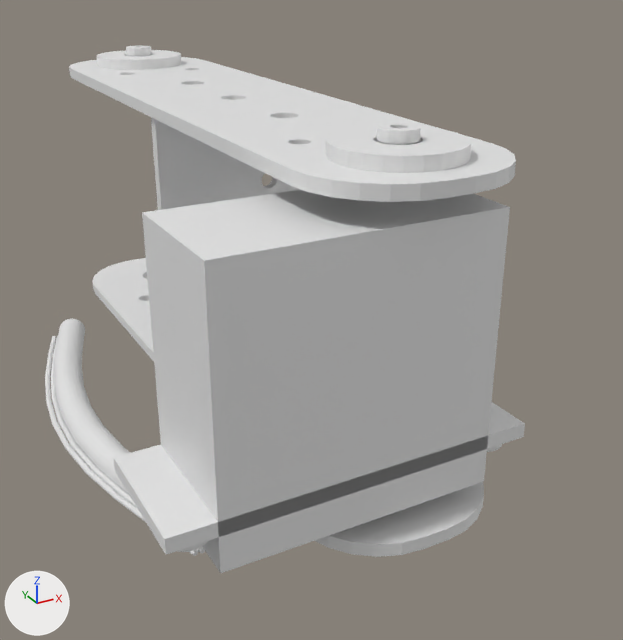
The OBJ model assets/elexhub/provisional/meshes/forearm.obj as it was, and as the next commit left it.
The view is the same before and after, from a camera (50 mm lens) standing at (-0.0612, -0.1889, 0.0501) and looking at (0.0072, -0.0646, -0.0121). The lights are fixed; the arrows at lower left show +X, +Y and +Z. The picture after the commit comes second. Where no turn or scale is listed for an object, it has been applied to the vertices. Vertices at exactly the same position are counted once.

The first picture shows 'forearm'.
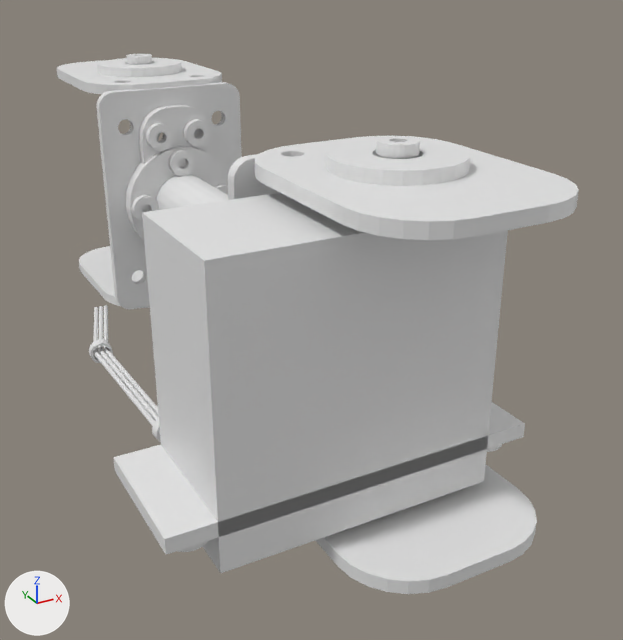
Edits to the bpy script that builds the scene:
```text
Change me_forearm:
    remove me_forearm.from_pydata(...)  # 3994 vertices, 7908 faces; spans x -0.037..0.017, y -0.113..0.013, z -0.0328..0.0291
    add me_forearm.from_pydata(...)  # 4990 vertices, 10032 faces; spans x -0.037..0.017, y -0.122..0.022, z -0.0293..0.0274
    me_forearm part 1: the loose piece of 96 vertices spanning x -0.0027..0.0027, y -0.0027..0.0027, z 0.0275..0.0291 is turned 90 degrees about the x axis through its middle, then moved by (-0.004, -0.0218, -0.0143)
    me_forearm part 2: the loose piece of 96 vertices spanning x -0.0027..0.0027, y -0.0027..0.0027, z -0.0291..-0.0275 is turned 90 degrees about the x axis through its middle, then moved by (0.004, -0.0218, 0.0423)
    me_forearm part 3: the loose piece of 96 vertices spanning x -0.009..0.009, y -0.009..0.009, z 0.0255..0.0275 is moved by (0.0, 0.0, -0.0017)
    me_forearm part 4: the loose piece of 96 vertices spanning x -0.0027..0.0027, y -0.1027..-0.0973, z 0.0275..0.0291 is moved by (0.0, 0.1, -0.0017)
    me_forearm part 5: the loose piece of 96 vertices spanning x -0.009..0.009, y -0.009..0.009, z -0.0275..-0.0255 is multiplied about its middle by the matrix ((1.279, 0.0, 0.0), (0.0, 0.0, -1.5), (0.0, 1.279, 0.0)), then moved by (0.0, -0.0205, 0.0265)
    me_forearm part 6: the loose piece of 96 vertices spanning x -0.0027..0.0027, y -0.0027..0.0027, z -0.0291..-0.0275 is copied, and the copy is turned 90 degrees about the x axis through its middle, then moved by (0.0085, -0.0227, 0.0283); it spans x 0.0058..0.0112, y -0.0235..-0.0219, z -0.0027..0.0027
    me_forearm part 7: the loose piece of 96 vertices spanning x -0.0027..0.0027, y -0.0027..0.0027, z -0.0291..-0.0275 is copied, and the copy is turned 90 degrees about the x axis through its middle, then moved by (-0.0085, -0.0227, 0.0283); it spans x -0.0112..-0.0058, y -0.0235..-0.0219, z -0.0027..0.0027
    me_forearm part 8: the loose piece of 96 vertices spanning x -0.0027..0.0027, y -0.0027..0.0027, z 0.0275..0.0291 is copied, and the copy is turned 90 degrees about the x axis through its middle, then moved by (0.0, -0.0227, -0.0198); it spans x -0.0027..0.0027, y -0.0235..-0.0219, z 0.0058..0.0112
    me_forearm part 9: the loose piece of 96 vertices spanning x -0.009..0.009, y -0.109..-0.091, z 0.0255..0.0275 is moved by (0.0, 0.0, -0.0017)
    me_forearm part 10: the loose piece of 96 vertices spanning x -0.0027..0.0027, y -0.1027..-0.0973, z 0.0275..0.0291 is copied, and the copy is moved by (0.0, 0.0, -0.0017); it spans x -0.0027..0.0027, y -0.1027..-0.0973, z 0.0258..0.0274
    me_forearm part 11: a new loose piece, a 24-sided cylinder along y spanning x -0.006..0.006, y -0.082..-0.018, z -0.006..0.006
    me_forearm part 12: the loose piece of 50 vertices spanning x -0.0288..-0.0203, y -0.0184..-0.0069, z -0.0328..-0.0272 is multiplied about its middle by the matrix ((0.34, 0.506, 0.0), (0.566, 1.872, -0.009), (0.028, 0.094, 0.171)), then moved by (0.0044, -0.0053, 0.0035)
    me_forearm part 13: the loose piece of 50 vertices spanning x -0.0347..-0.0291, y -0.0549..-0.0451, z -0.0328..-0.0272 is multiplied about its middle by the matrix ((0.171, -0.102, 0.0), (0.005, 3.681, 0.0), (0.0, 0.0, 0.171)), then moved by (0.0093, 0.004, 0.003)
    me_forearm part 14: the loose piece of 50 vertices spanning x -0.0315..-0.0233, y -0.0277..-0.0163, z -0.0328..-0.0272 is multiplied about its middle by the matrix ((0.323, 0.524, 0.0), (0.503, 1.912, -0.009), (0.025, 0.096, 0.171)), then moved by (0.0084, 0.004, 0.0035)
    me_forearm part 15: the loose piece of 50 vertices spanning x -0.0347..-0.028, y -0.0459..-0.0354, z -0.0328..-0.0272 is multiplied about its middle by the matrix ((0.159, -0.12, 0.0), (0.421, 3.634, 0.0), (0.0, 0.0, 0.171)), then moved by (0.0098, -0.0053, 0.003)
    me_forearm part 16: the loose piece of 50 vertices spanning x -0.0286..-0.0245, y -0.0177..-0.0076, z -0.0315..-0.0305 is multiplied about its middle by the matrix ((1.093, 0.257, 0.0), (0.34, 1.946, -0.05), (0.017, 0.097, 0.999)), then moved by (0.0086, -0.0053, 0.0045)
    me_forearm part 17: the loose piece of 50 vertices spanning x -0.0343..-0.0334, y -0.0549..-0.0451, z -0.0315..-0.0305 is multiplied about its middle by the matrix ((1.0, -0.102, 0.0), (0.028, 3.681, 0.0), (0.0, 0.0, 1.0)), then moved by (0.0135, 0.004, 0.004)
    me_forearm part 18: the loose piece of 50 vertices spanning x -0.0324..-0.0286, y -0.083..-0.073, z -0.0315..-0.0305 is multiplied about its middle by the matrix ((1.06, -0.103, 0.0), (-0.601, 2.597, 0.037), (0.022, -0.096, 0.999)), then moved by (0.0126, 0.0005, 0.0045)
    me_forearm part 19: 28 loose pieces with 1486 vertices, spanning x -0.0366..0.014, y -0.0931..-0.0076, z -0.0328..0.0245, are deleted
    me_forearm part 20: 832 vertices removed from x -0.015..0.015, y -0.113..0.013, z -0.0255..0.0255; 2112 vertices added at x -0.0243..0.015, y -0.122..0.022, z -0.0293..0.024
    other edits to the shape of me_forearm do not show in these pictures
```

Pixel boxes [x1, y1, x2, y2] of what changed, in the pictures (623 x 640 px; the box of a moved part takes in the faces that stretch with it):
'forearm', reshaped (9% wider): before [45, 46, 525, 573]; after [57, 54, 579, 594]
part 1 of me_forearm, moved or reshaped: before [126, 46, 152, 56]; after [146, 123, 174, 151]
part 2 of me_forearm, moved or reshaped (not visible before): after [184, 119, 211, 147]
part 3 of me_forearm, moved or reshaped: before [97, 50, 181, 70]; after [97, 58, 182, 77]
part 4 of me_forearm, moved or reshaped: before [376, 122, 421, 144]; after [126, 54, 152, 64]
part 5 of me_forearm, moved or reshaped (not visible before): after [126, 147, 228, 240]
part 6 of me_forearm, added (mostly hidden): after [215, 185, 228, 195]
part 7 of me_forearm, added: after [132, 195, 159, 222]
part 8 of me_forearm, added: after [168, 149, 196, 176]
part 9 of me_forearm, moved or reshaped: before [326, 126, 471, 173]; after [326, 138, 470, 186]
part 10 of me_forearm, added: after [376, 136, 420, 158]
part 11 of me_forearm, added: after [156, 175, 229, 210]
part 12 of me_forearm, moved or reshaped: before [56, 319, 85, 348]; after [93, 307, 99, 351]
part 13 of me_forearm, moved or reshaped: before [61, 399, 103, 443]; after [93, 350, 155, 426]
part 14 of me_forearm, moved or reshaped: before [53, 337, 83, 369]; after [98, 306, 103, 351]
part 15 of me_forearm, moved or reshaped: before [55, 377, 90, 420]; after [98, 349, 159, 421]
part 16 of me_forearm, moved or reshaped (not visible before): after [104, 305, 108, 349]
part 17 of me_forearm, moved or reshaped (not visible before): after [104, 348, 159, 416]
part 18 of me_forearm, moved or reshaped (not visible afterwards): before [120, 492, 136, 507]
part 19 of me_forearm, deleted: before [45, 117, 301, 556]
part 20 of me_forearm, reshaped: before [69, 57, 516, 557]; after [57, 59, 579, 594]
